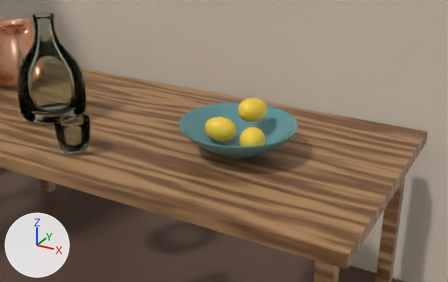
An edit to the Blender file examples/rendering/rendering.blend, drawn before and after from the same camera.
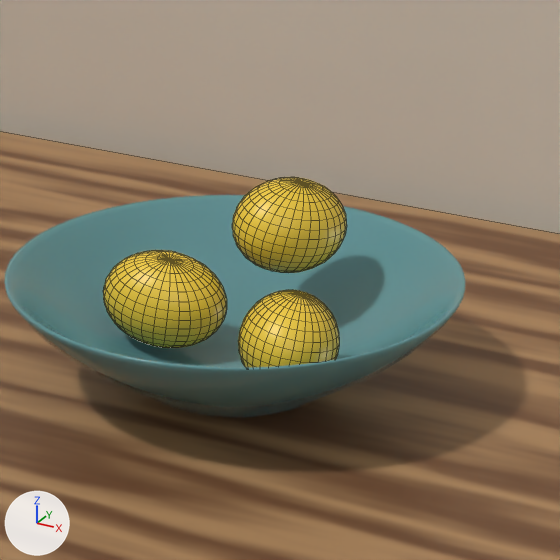
There are two pictures of each version: one from a 50 mm camera at (1.776, -0.472, 2.092) aimed at (0.522, 1.81, 0.952), one close up on the part from 40% to 72% of the width and 18% to 70% of the height. The axes (+X, +Y, +Z) are drawn at lower left. The lights are the same throughout. The older version's two pictures come first. The close-ups show mesh edges as thin lines.

Names of what the first close-up shows: 'Back Wall', 'Bowl', 'Lemon', 'Lemon.002', 'Lemon.003', 'Table'.
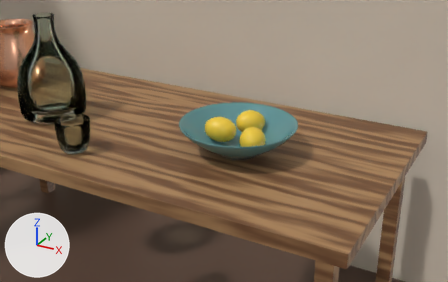
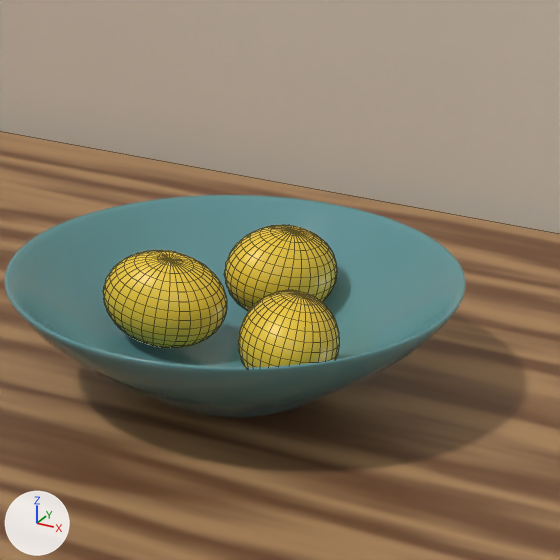
Boxes (x1, y1, x2, y2) around the edits, measured in the close-ups (560 x 560 px):
```json
{"object": "Lemon.003", "change": "moved", "before": [232, 177, 347, 273], "after": [225, 225, 337, 311]}
```

The change, as JSON lines over the scene's bpy script:
```json
{"op": "set", "path": "ob_lemon_003.location", "old": "(0.62, 1.9, 1.09)", "new": "(0.6, 1.92, 1.02)"}
```
